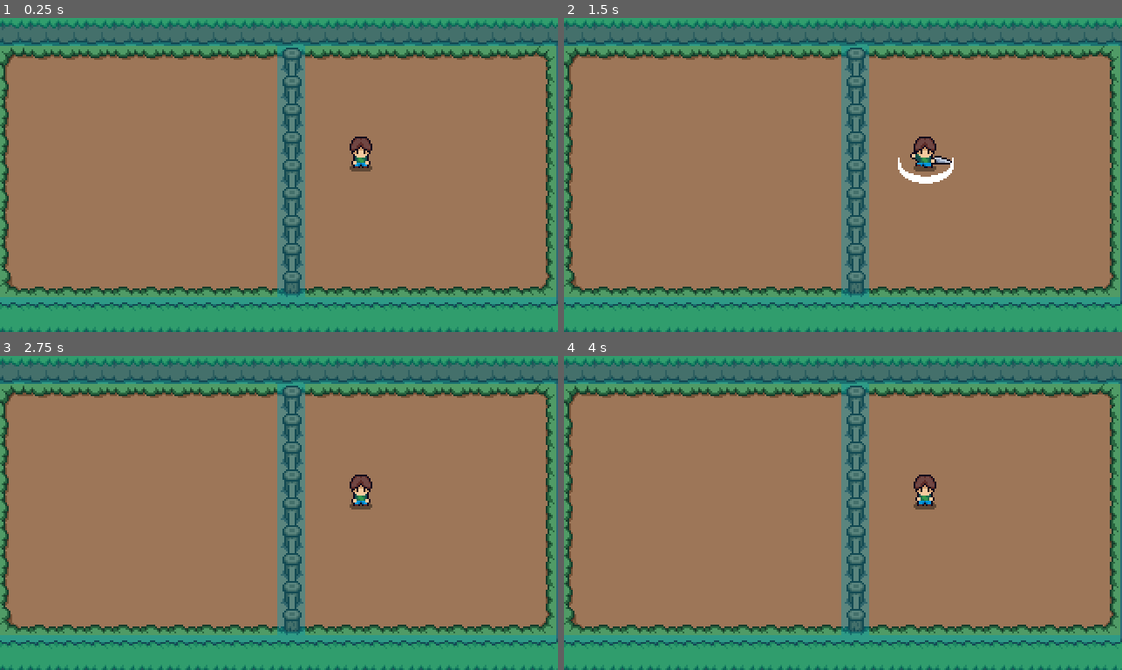
Above: before the commit, frames 1-4 (two rows, left to right).
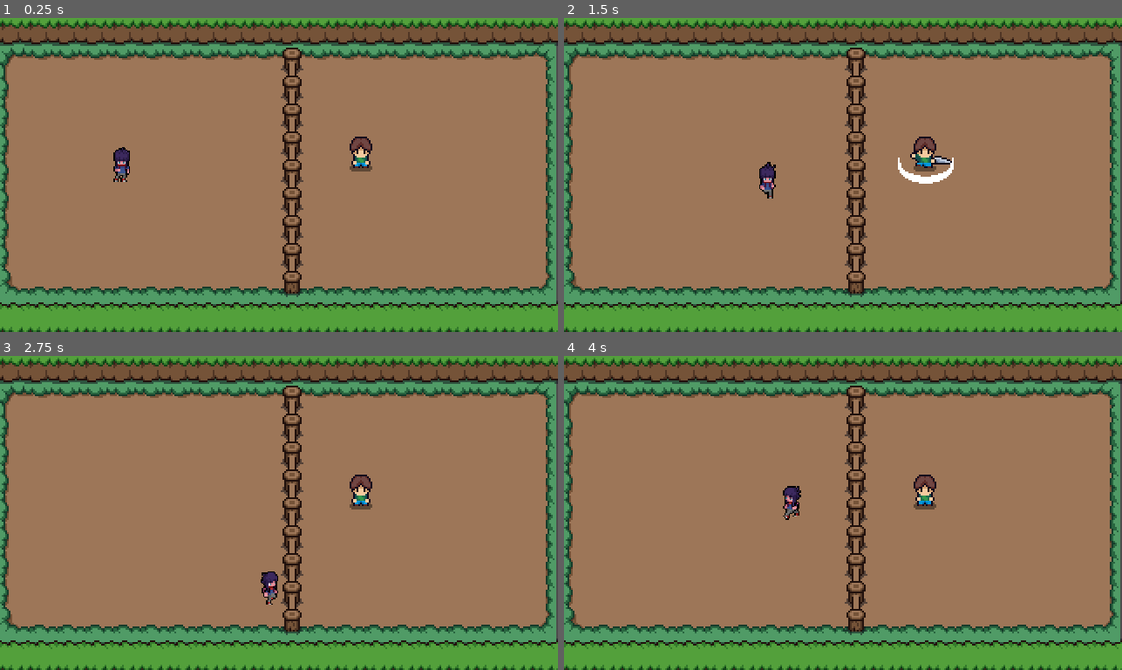
Above: after the commit, the same moments.

Repository: victorcto/fruit-duel
Game: Godot game, scene res://levels/scenes/test_level.tscn
Same seed, same stepped clock (60 frames per second), same inputs: the game is played once before the commit and once after it. The project has no main scene, so this scene is started directly.
Inputs:
- Up to frame 1 (0.25 s): no input
- Up to frame 2 (1.5 s): hold D (move_right_thrower, bound only after the commit) 0.53-1.28 s; tap / (cut) at 0.6, 1.35 s; hold S (move_down_thrower, bound only after the commit) from 1.28 s (still down)
- Up to frame 3 (2.75 s): release S (move_down_thrower, bound only after the commit) at 2.03 s; hold D (move_right_thrower, bound only after the commit) from 2.03 s (still down); tap / (cut) at 2.1 s
- Up to frame 4 (4 s): release D (move_right_thrower, bound only after the commit) at 2.78 s; hold W (move_up_thrower, bound only after the commit) 2.78-3.53 s; tap / (cut) at 2.85, 3.6 s; hold A (move_left_thrower, bound only after the commit) from 3.53 s (still down)

The runs differ from the first frame. In frame 1, 25% of the frame differs, in the area x 0-100%, y 0-100%; in frame 2, 25%; in frame 3, 24%; in frame 4, 25%.

Commit message:
criação do lançador

Diff:
--- a/characters/scenes/cutter.tscn
+++ b/characters/scenes/cutter.tscn
@@ -1,6 +1,6 @@
 [gd_scene load_steps=35 format=3 uid="uid://do3rxb2nh18de"]
 
-[ext_resource type="Texture2D" uid="uid://bjltis16yt1ae" path="res://assets/Player/Player.png" id="1_2oknm"]
+[ext_resource type="Texture2D" uid="uid://bjltis16yt1ae" path="res://assets/Players/Player.png" id="1_2oknm"]
 [ext_resource type="Script" path="res://characters/scripts/cutter.gd" id="1_pn80t"]
 
 [sub_resource type="RectangleShape2D" id="RectangleShape2D_nhr85"]
--- /dev/null
+++ b/characters/scenes/thrower.tscn
@@ -0,0 +1,367 @@
+[gd_scene load_steps=26 format=3 uid="uid://uokshqxn17kc"]
+
+[ext_resource type="Texture2D" uid="uid://qkiw1qg845um" path="res://assets/Players/thrower_idle.png" id="1_mlq45"]
+[ext_resource type="Script" path="res://characters/scripts/thrower.gd" id="1_up3qh"]
+[ext_resource type="Texture2D" uid="uid://8s64fe84xpdk" path="res://assets/Players/thrower_walk.png" id="2_wmcc7"]
+
+[sub_resource type="RectangleShape2D" id="RectangleShape2D_6hass"]
+size = Vector2(8, 2)
+
+[sub_resource type="Animation" id="Animation_kfwo8"]
+resource_name = "idle_down"
+length = 0.8
+loop_mode = 1
+step = 0.1
+tracks/0/type = "value"
+tracks/0/imported = false
+tracks/0/enabled = true
+tracks/0/path = NodePath("Texture:texture")
+tracks/0/interp = 1
+tracks/0/loop_wrap = true
+tracks/0/keys = {
+"times": PackedFloat32Array(0),
+"transitions": PackedFloat32Array(1),
+"update": 1,
+"values": [ExtResource("1_mlq45")]
+}
+tracks/1/type = "value"
+tracks/1/imported = false
+tracks/1/enabled = true
+tracks/1/path = NodePath("Texture:frame")
+tracks/1/interp = 1
+tracks/1/loop_wrap = true
+tracks/1/keys = {
+"times": PackedFloat32Array(0, 0.1, 0.2, 0.3, 0.4, 0.5, 0.6, 0.7),
+"transitions": PackedFloat32Array(1, 1, 1, 1, 1, 1, 1, 1),
+"update": 1,
+"values": [0, 1, 2, 3, 4, 5, 6, 7]
+}
+
+[sub_resource type="Animation" id="Animation_rt7ru"]
+length = 0.001
+tracks/0/type = "value"
+tracks/0/imported = false
+tracks/0/enabled = true
+tracks/0/path = NodePath("Texture:texture")
+tracks/0/interp = 1
+tracks/0/loop_wrap = true
+tracks/0/keys = {
+"times": PackedFloat32Array(0),
+"transitions": PackedFloat32Array(1),
+"update": 1,
+"values": [ExtResource("1_mlq45")]
+}
+tracks/1/type = "value"
+tracks/1/imported = false
+tracks/1/enabled = true
+tracks/1/path = NodePath("Texture:frame")
+tracks/1/interp = 1
+tracks/1/loop_wrap = true
+tracks/1/keys = {
+"times": PackedFloat32Array(0),
+"transitions": PackedFloat32Array(1),
+"update": 1,
+"values": [0]
+}
+
+[sub_resource type="Animation" id="Animation_0shj7"]
+resource_name = "idle_up"
+length = 0.8
+loop_mode = 1
+step = 0.1
+tracks/0/type = "value"
+tracks/0/imported = false
+tracks/0/enabled = true
+tracks/0/path = NodePath("Texture:texture")
+tracks/0/interp = 1
+tracks/0/loop_wrap = true
+tracks/0/keys = {
+"times": PackedFloat32Array(0),
+"transitions": PackedFloat32Array(1),
+"update": 1,
+"values": [ExtResource("1_mlq45")]
+}
+tracks/1/type = "value"
+tracks/1/imported = false
+tracks/1/enabled = true
+tracks/1/path = NodePath("Texture:frame")
+tracks/1/interp = 1
+tracks/1/loop_wrap = true
+tracks/1/keys = {
+"times": PackedFloat32Array(0, 0.1, 0.2, 0.3, 0.4, 0.5, 0.6, 0.7),
+"transitions": PackedFloat32Array(1, 1, 1, 1, 1, 1, 1, 1),
+"update": 1,
+"values": [24, 25, 26, 27, 28, 29, 30, 31]
+}
+
+[sub_resource type="Animation" id="Animation_1ruhq"]
+resource_name = "idle_left"
+length = 0.8
+loop_mode = 1
+step = 0.1
+tracks/0/type = "value"
+tracks/0/imported = false
+tracks/0/enabled = true
+tracks/0/path = NodePath("Texture:texture")
+tracks/0/interp = 1
+tracks/0/loop_wrap = true
+tracks/0/keys = {
+"times": PackedFloat32Array(0),
+"transitions": PackedFloat32Array(1),
+"update": 1,
+"values": [ExtResource("1_mlq45")]
+}
+tracks/1/type = "value"
+tracks/1/imported = false
+tracks/1/enabled = true
+tracks/1/path = NodePath("Texture:frame")
+tracks/1/interp = 1
+tracks/1/loop_wrap = true
+tracks/1/keys = {
+"times": PackedFloat32Array(0, 0.1, 0.2, 0.3, 0.4, 0.5, 0.6, 0.7),
+"transitions": PackedFloat32Array(1, 1, 1, 1, 1, 1, 1, 1),
+"update": 1,
+"values": [8, 9, 10, 11, 12, 13, 14, 15]
+}
+
+[sub_resource type="Animation" id="Animation_3o6k4"]
+resource_name = "idle_right"
+length = 0.8
+loop_mode = 1
+step = 0.1
+tracks/0/type = "value"
+tracks/0/imported = false
+tracks/0/enabled = true
+tracks/0/path = NodePath("Texture:texture")
+tracks/0/interp = 1
+tracks/0/loop_wrap = true
+tracks/0/keys = {
+"times": PackedFloat32Array(0),
+"transitions": PackedFloat32Array(1),
+"update": 1,
+"values": [ExtResource("1_mlq45")]
+}
+tracks/1/type = "value"
+tracks/1/imported = false
+tracks/1/enabled = true
+tracks/1/path = NodePath("Texture:frame")
+tracks/1/interp = 1
+tracks/1/loop_wrap = true
+tracks/1/keys = {
+"times": PackedFloat32Array(0, 0.1, 0.2, 0.3, 0.4, 0.5, 0.6, 0.7),
+"transitions": PackedFloat32Array(1, 1, 1, 1, 1, 1, 1, 1),
+"update": 1,
+"values": [40, 41, 42, 43, 44, 45, 46, 47]
+}
+
+[sub_resource type="Animation" id="Animation_tahhy"]
+resource_name = "walk_down"
+length = 0.8
+loop_mode = 1
+step = 0.1
+tracks/0/type = "value"
+tracks/0/imported = false
+tracks/0/enabled = true
+tracks/0/path = NodePath("Texture:texture")
+tracks/0/interp = 1
+tracks/0/loop_wrap = true
+tracks/0/keys = {
+"times": PackedFloat32Array(0),
+"transitions": PackedFloat32Array(1),
+"update": 1,
+"values": [ExtResource("2_wmcc7")]
+}
+tracks/1/type = "value"
+tracks/1/imported = false
+tracks/1/enabled = true
+tracks/1/path = NodePath("Texture:frame")
+tracks/1/interp = 1
+tracks/1/loop_wrap = true
+tracks/1/keys = {
+"times": PackedFloat32Array(0, 0.1, 0.2, 0.3, 0.4, 0.5, 0.6, 0.7),
+"transitions": PackedFloat32Array(1, 1, 1, 1, 1, 1, 1, 1),
+"update": 1,
+"values": [0, 1, 2, 3, 4, 5, 6, 7]
+}
+
+[sub_resource type="Animation" id="Animation_rsw87"]
+resource_name = "walk_up"
+length = 0.8
+loop_mode = 1
+step = 0.1
+tracks/0/type = "value"
+tracks/0/imported = false
+tracks/0/enabled = true
+tracks/0/path = NodePath("Texture:texture")
+tracks/0/interp = 1
+tracks/0/loop_wrap = true
+tracks/0/keys = {
+"times": PackedFloat32Array(0),
+"transitions": PackedFloat32Array(1),
+"update": 1,
+"values": [ExtResource("2_wmcc7")]
+}
+tracks/1/type = "value"
+tracks/1/imported = false
+tracks/1/enabled = true
+tracks/1/path = NodePath("Texture:frame")
+tracks/1/interp = 1
+tracks/1/loop_wrap = true
+tracks/1/keys = {
+"times": PackedFloat32Array(0, 0.1, 0.2, 0.3, 0.4, 0.5, 0.6, 0.7),
+"transitions": PackedFloat32Array(1, 1, 1, 1, 1, 1, 1, 1),
+"update": 1,
+"values": [24, 25, 26, 27, 28, 29, 30, 31]
+}
+
+[sub_resource type="Animation" id="Animation_086dn"]
+resource_name = "walk_right"
+length = 0.8
+loop_mode = 1
+step = 0.1
+tracks/0/type = "value"
+tracks/0/imported = false
+tracks/0/enabled = true
+tracks/0/path = NodePath("Texture:texture")
+tracks/0/interp = 1
+tracks/0/loop_wrap = true
+tracks/0/keys = {
+"times": PackedFloat32Array(0),
+"transitions": PackedFloat32Array(1),
+"update": 1,
+"values": [ExtResource("2_wmcc7")]
+}
+tracks/1/type = "value"
+tracks/1/imported = false
+tracks/1/enabled = true
+tracks/1/path = NodePath("Texture:frame")
+tracks/1/interp = 1
+tracks/1/loop_wrap = true
+tracks/1/keys = {
+"times": PackedFloat32Array(0, 0.1, 0.2, 0.3, 0.4, 0.5, 0.6, 0.7),
+"transitions": PackedFloat32Array(1, 1, 1, 1, 1, 1, 1, 1),
+"update": 1,
+"values": [40, 41, 42, 43, 44, 45, 46, 47]
+}
+
+[sub_resource type="Animation" id="Animation_wlw8q"]
+resource_name = "walk_left"
+length = 0.8
+loop_mode = 1
+step = 0.1
+tracks/0/type = "value"
+tracks/0/imported = false
+tracks/0/enabled = true
+tracks/0/path = NodePath("Texture:texture")
+tracks/0/interp = 1
+tracks/0/loop_wrap = true
+tracks/0/keys = {
+"times": PackedFloat32Array(0),
+"transitions": PackedFloat32Array(1),
+"update": 1,
+"values": [ExtResource("2_wmcc7")]
+}
+tracks/1/type = "value"
+tracks/1/imported = false
+tracks/1/enabled = true
+tracks/1/path = NodePath("Texture:frame")
+tracks/1/interp = 1
+tracks/1/loop_wrap = true
+tracks/1/keys = {
+"times": PackedFloat32Array(0, 0.1, 0.2, 0.3, 0.4, 0.5, 0.6, 0.7),
+"transitions": PackedFloat32Array(1, 1, 1, 1, 1, 1, 1, 1),
+"update": 1,
+"values": [8, 9, 10, 11, 12, 13, 14, 15]
+}
+
+[sub_resource type="AnimationLibrary" id="AnimationLibrary_837xa"]
+_data = {
+"RESET": SubResource("Animation_rt7ru"),
+"idle_down": SubResource("Animation_kfwo8"),
+"idle_left": SubResource("Animation_1ruhq"),
+"idle_right": SubResource("Animation_3o6k4"),
+"idle_up": SubResource("Animation_0shj7"),
+"walk_down": SubResource("Animation_tahhy"),
+"walk_left": SubResource("Animation_wlw8q"),
+"walk_right": SubResource("Animation_086dn"),
+"walk_up": SubResource("Animation_rsw87")
+}
+
+[sub_resource type="AnimationNodeAnimation" id="AnimationNodeAnimation_38nc7"]
+animation = &"idle_down"
+
+[sub_resource type="AnimationNodeAnimation" id="AnimationNodeAnimation_2e4hg"]
+animation = &"idle_up"
+
+[sub_resource type="AnimationNodeAnimation" id="AnimationNodeAnimation_rrxyj"]
+animation = &"idle_left"
+
+[sub_resource type="AnimationNodeAnimation" id="AnimationNodeAnimation_w0vmh"]
+animation = &"idle_right"
+
+[sub_resource type="AnimationNodeBlendSpace2D" id="AnimationNodeBlendSpace2D_432vw"]
+blend_point_0/node = SubResource("AnimationNodeAnimation_38nc7")
+blend_point_0/pos = Vector2(0, 1)
+blend_point_1/node = SubResource("AnimationNodeAnimation_2e4hg")
+blend_point_1/pos = Vector2(0, -1)
+blend_point_2/node = SubResource("AnimationNodeAnimation_rrxyj")
+blend_point_2/pos = Vector2(-1, 0)
+blend_point_3/node = SubResource("AnimationNodeAnimation_w0vmh")
+blend_point_3/pos = Vector2(1, 0)
+blend_mode = 1
+
+[sub_resource type="AnimationNodeAnimation" id="AnimationNodeAnimation_0bv3m"]
+animation = &"walk_down"
+
+[sub_resource type="AnimationNodeAnimation" id="AnimationNodeAnimation_04cgp"]
+animation = &"walk_up"
+
+[sub_resource type="AnimationNodeAnimation" id="AnimationNodeAnimation_evful"]
+animation = &"walk_left"
+
+[sub_resource type="AnimationNodeAnimation" id="AnimationNodeAnimation_5liar"]
+animation = &"walk_right"
+
+[sub_resource type="AnimationNodeBlendSpace2D" id="AnimationNodeBlendSpace2D_gs0b0"]
+blend_point_0/node = SubResource("AnimationNodeAnimation_0bv3m")
+blend_point_0/pos = Vector2(0, 1)
+blend_point_1/node = SubResource("AnimationNodeAnimation_04cgp")
+blend_point_1/pos = Vector2(0, -1)
+blend_point_2/node = SubResource("AnimationNodeAnimation_evful")
+blend_point_2/pos = Vector2(-1, 0)
+blend_point_3/node = SubResource("AnimationNodeAnimation_5liar")
+blend_point_3/pos = Vector2(1, 0)
+blend_mode = 1
+
+[sub_resource type="AnimationNodeStateMachine" id="AnimationNodeStateMachine_5384e"]
+states/idle/node = SubResource("AnimationNodeBlendSpace2D_432vw")
+states/idle/position = Vector2(345, 86)
+states/walk/node = SubResource("AnimationNodeBlendSpace2D_gs0b0")
+states/walk/position = Vector2(345, 140)
+
+[node name="Thrower" type="CharacterBody2D" node_paths=PackedStringArray("_animation_tree")]
+script = ExtResource("1_up3qh")
+_animation_tree = NodePath("AnimationTree")
+
+[node name="Texture" type="Sprite2D" parent="."]
+position = Vector2(-1, -9)
+scale = Vector2(0.8, 0.8)
+texture = ExtResource("1_mlq45")
+hframes = 8
+vframes = 6
+
+[node name="Collision" type="CollisionShape2D" parent="."]
+show_behind_parent = true
+position = Vector2(-1, -1)
+shape = SubResource("RectangleShape2D_6hass")
+
+[node name="Animation" type="AnimationPlayer" parent="."]
+libraries = {
+"": SubResource("AnimationLibrary_837xa")
+}
+
+[node name="AnimationTree" type="AnimationTree" parent="."]
+tree_root = SubResource("AnimationNodeStateMachine_5384e")
+anim_player = NodePath("../Animation")
+parameters/idle/blend_position = Vector2(0, 0)
+parameters/walk/blend_position = Vector2(0, 0)
--- /dev/null
+++ b/characters/scripts/thrower.gd
@@ -0,0 +1,48 @@
+extends CharacterBody2D
+
+var _state_machine
+var _is_attacking: bool = false
+
+@export_category("Variables")
+@export var _move_speed: float = 64.0
+
+@export var _friction: float = 0.2
+@export var _acceleration: float = 0.2
+
+@export_category("Objects")
+@export var _animation_tree: AnimationTree = null
+
+func _ready() -> void:
+	_animation_tree.active = true;
+	_state_machine = _animation_tree["parameters/playback"]
+
+func _physics_process(delta: float) -> void:
+	_move()
+	_animate()
+	move_and_slide()
+
+func _move() -> void:
+	var _direction: Vector2 = Vector2(
+		Input.get_axis("move_left_thrower", "move_right_thrower"),
+		Input.get_axis("move_up_thrower", "move_down_thrower")
+	)
+
+	if _direction != Vector2.ZERO:
+		_animation_tree["parameters/idle/blend_position"] = _direction
+		_animation_tree["parameters/walk/blend_position"] = _direction
+
+		velocity.x = lerp(velocity.x, _direction.normalized().x * _move_speed, _acceleration)
+		velocity.y = lerp(velocity.y, _direction.normalized().y * _move_speed, _acceleration)
+		return
+
+	velocity.x = lerp(velocity.x, _direction.normalized().x * _move_speed, _friction)
+	velocity.y = lerp(velocity.y, _direction.normalized().y * _move_speed, _friction)
+
+	velocity = _direction.normalized() * _move_speed
+
+func _animate() -> void:
+	if velocity.length() > 10:
+		_state_machine.travel("walk")
+		return
+
+	_state_machine.travel("idle")
--- a/levels/scenes/test_level.tscn
+++ b/levels/scenes/test_level.tscn
@@ -1,15 +1,18 @@
-[gd_scene load_steps=3 format=3 uid="uid://crh480oxo50d7"]
+[gd_scene load_steps=4 format=3 uid="uid://crh480oxo50d7"]
 
 [ext_resource type="PackedScene" uid="uid://bqgeuvhpgql70" path="res://terrain/scenes/terrain.tscn" id="1_yowxg"]
 [ext_resource type="PackedScene" uid="uid://do3rxb2nh18de" path="res://characters/scenes/cutter.tscn" id="2_2gusb"]
+[ext_resource type="PackedScene" uid="uid://uokshqxn17kc" path="res://characters/scenes/thrower.tscn" id="3_b4c01"]
 
 [node name="Level" type="Node2D"]
 
 [node name="Terrain" parent="." instance=ExtResource("1_yowxg")]
-collision_visibility_mode = 1
 layer_0/tile_data = PackedInt32Array(0, 0, 0, 1, 0, 0, 2, 0, 0, 3, 0, 0, 4, 0, 0, 5, 0, 0, 6, 0, 0, 7, 0, 0, 8, 0, 0, 9 …(3447 unchanged characters)…
 layer_1/tile_data = PackedInt32Array(655360, 131073, 4, 655361, 131073, 4, 655362, 131073, 4, 655363, 131073, 4, 655364 …(5684 unchanged characters)…
 layer_2/tile_data = PackedInt32Array(65546, 2, 0, 131082, 2, 1, 196618, 2, 1, 262154, 2, 1, 327690, 2, 1, 393226, 2, 1, 458762, 2, 1, 524298, 2, 1, 589834, 2, 2)
 
 [node name="Cutter" parent="." instance=ExtResource("2_2gusb")]
 position = Vector2(207, 86)
+
+[node name="Thrower" parent="." instance=ExtResource("3_b4c01")]
+position = Vector2(70, 94)
--- a/project.godot
+++ b/project.godot
@@ -11,7 +11,7 @@
 [application]
 
 config/name="Fruit Duel"
-config/features=PackedStringArray("4.2", "Forward Plus")
+config/features=PackedStringArray("4.3", "Forward Plus")
 config/icon="res://icon.svg"
 
 [display]
@@ -26,27 +26,47 @@
 
 move_left={
 "deadzone": 0.5,
-"events": [Object(InputEventKey,"resource_local_to_scene":fa …(175 unchanged characters)… ode":4194319,"key_label":0,"unicode":0,"echo":false,"script":null)
+"events": [Object(InputEventKey,"resource_local_to_scene":fa …(175 unchanged characters)… ode":4194319,"key_label":0,"unicode":0,"location":0,"echo":false,"script":null)
 ]
 }
 move_right={
 "deadzone": 0.5,
-"events": [Object(InputEventKey,"resource_local_to_scene":fa …(175 unchanged characters)… ode":4194321,"key_label":0,"unicode":0,"echo":false,"script":null)
+"events": [Object(InputEventKey,"resource_local_to_scene":fa …(175 unchanged characters)… ode":4194321,"key_label":0,"unicode":0,"location":0,"echo":false,"script":null)
 ]
 }
 move_up={
 "deadzone": 0.5,
-"events": [Object(InputEventKey,"resource_local_to_scene":fa …(175 unchanged characters)… ode":4194320,"key_label":0,"unicode":0,"echo":false,"script":null)
+"events": [Object(InputEventKey,"resource_local_to_scene":fa …(175 unchanged characters)… ode":4194320,"key_label":0,"unicode":0,"location":0,"echo":false,"script":null)
 ]
 }
 move_down={
 "deadzone": 0.5,
-"events": [Object(InputEventKey,"resource_local_to_scene":fa …(175 unchanged characters)… ode":4194322,"key_label":0,"unicode":0,"echo":false,"script":null)
+"events": [Object(InputEventKey,"resource_local_to_scene":fa …(175 unchanged characters)… ode":4194322,"key_label":0,"unicode":0,"location":0,"echo":false,"script":null)
 ]
 }
 cut={
 "deadzone": 0.5,
-"events": [Object(InputEventKey,"resource_local_to_scene":fa …(171 unchanged characters)… keycode":47,"key_label":0,"unicode":59,"echo":false,"script":null)
+"events": [Object(InputEventKey,"resource_local_to_scene":fa …(171 unchanged characters)… keycode":47,"key_label":0,"unicode":59,"location":0,"echo":false,"script":null)
+]
+}
+move_left_thrower={
+"deadzone": 0.5,
+"events": [Object(InputEventKey,"resource_local_to_scene":false,"resource_name":"","device":-1,"window_id":0,"alt_pressed":false,"shift_pressed":false,"ctrl_pressed":false,"meta_pressed":false,"pressed":false,"keycode":0,"physical_keycode":65,"key_label":0,"unicode":97,"location":0,"echo":false,"script":null)
+]
+}
+move_right_thrower={
+"deadzone": 0.5,
+"events": [Object(InputEventKey,"resource_local_to_scene":false,"resource_name":"","device":-1,"window_id":0,"alt_pressed":false,"shift_pressed":false,"ctrl_pressed":false,"meta_pressed":false,"pressed":false,"keycode":0,"physical_keycode":68,"key_label":0,"unicode":100,"location":0,"echo":false,"script":null)
+]
+}
+move_up_thrower={
+"deadzone": 0.5,
+"events": [Object(InputEventKey,"resource_local_to_scene":false,"resource_name":"","device":-1,"window_id":0,"alt_pressed":false,"shift_pressed":false,"ctrl_pressed":false,"meta_pressed":false,"pressed":false,"keycode":0,"physical_keycode":87,"key_label":0,"unicode":119,"location":0,"echo":false,"script":null)
+]
+}
+move_down_thrower={
+"deadzone": 0.5,
+"events": [Object(InputEventKey,"resource_local_to_scene":false,"resource_name":"","device":-1,"window_id":0,"alt_pressed":false,"shift_pressed":false,"ctrl_pressed":false,"meta_pressed":false,"pressed":false,"keycode":0,"physical_keycode":83,"key_label":0,"unicode":115,"location":0,"echo":false,"script":null)
 ]
 }
 
Renamed: assets/Player/Player.png -> assets/Players/Player.png
Not shown, added: assets/Players/Player.png.import
Renamed: assets/Player/Player_Actions.png -> assets/Players/Player_Actions.png
Not shown, added: assets/Players/Player_Actions.png.import
Binary file added: assets/Players/thrower_idle.png
Not shown, changed: assets/Players/thrower_idle.png.import
Binary file added: assets/Players/thrower_walk.png
Not shown, changed: assets/Players/thrower_walk.png.import
